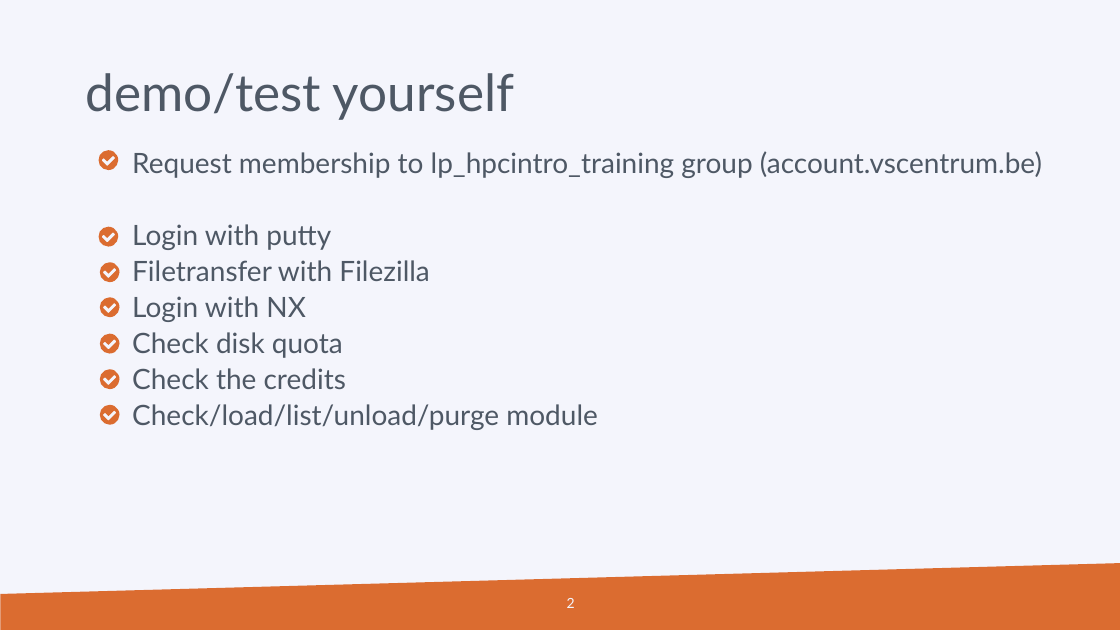
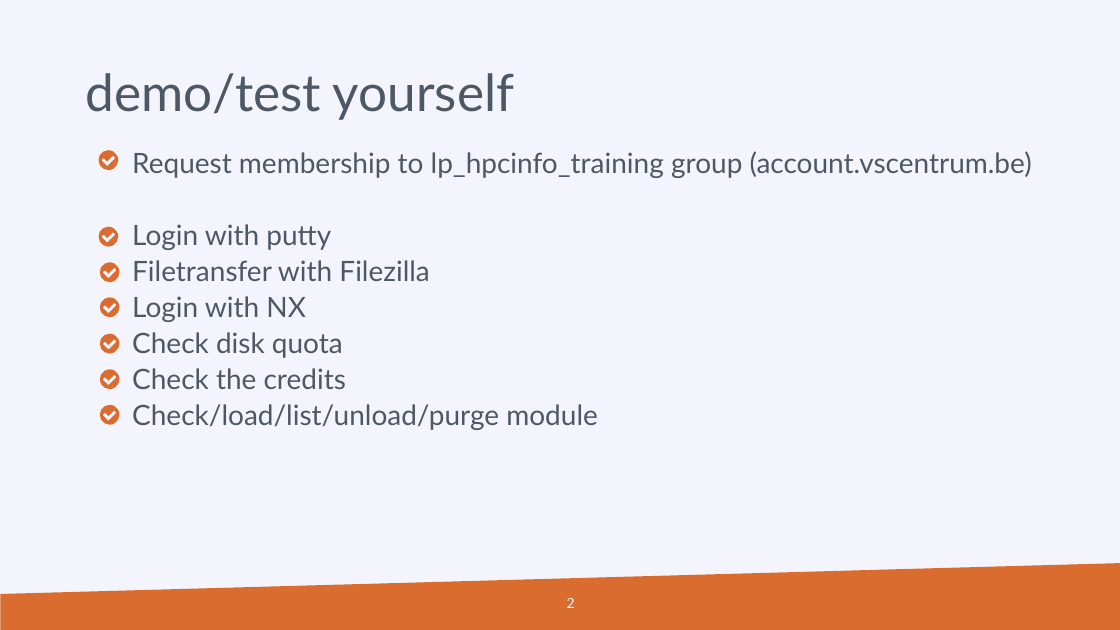
Before and after one commit to hpcleuven/HPC-intro, a slide deck: slide 2 of VSCintro-demo.pptx. Drawn at 1120x630 pixels with LibreOffice and Linux fonts; fonts in the diff are those of the drawing; background and template pictures are left out. Boxes give left, top, right and bottom in pixels: in the first picture for what was removed or moved away, otherwise in the second. Text is boxed around its words. In the diff, an @@ line names an element or a change of style, - is before the commit and + after.

```diff
--- a/VSCintro-demo.pptx
+++ b/VSCintro-demo.pptx
@@ text at (132, 151, 1032, 178): text changed @@
-    Request membership to lp_hpcintro_training group (account.vscentrum.be)
+    Request membership to lp_hpcinfo_training group (account.vscentrum.be)
```
